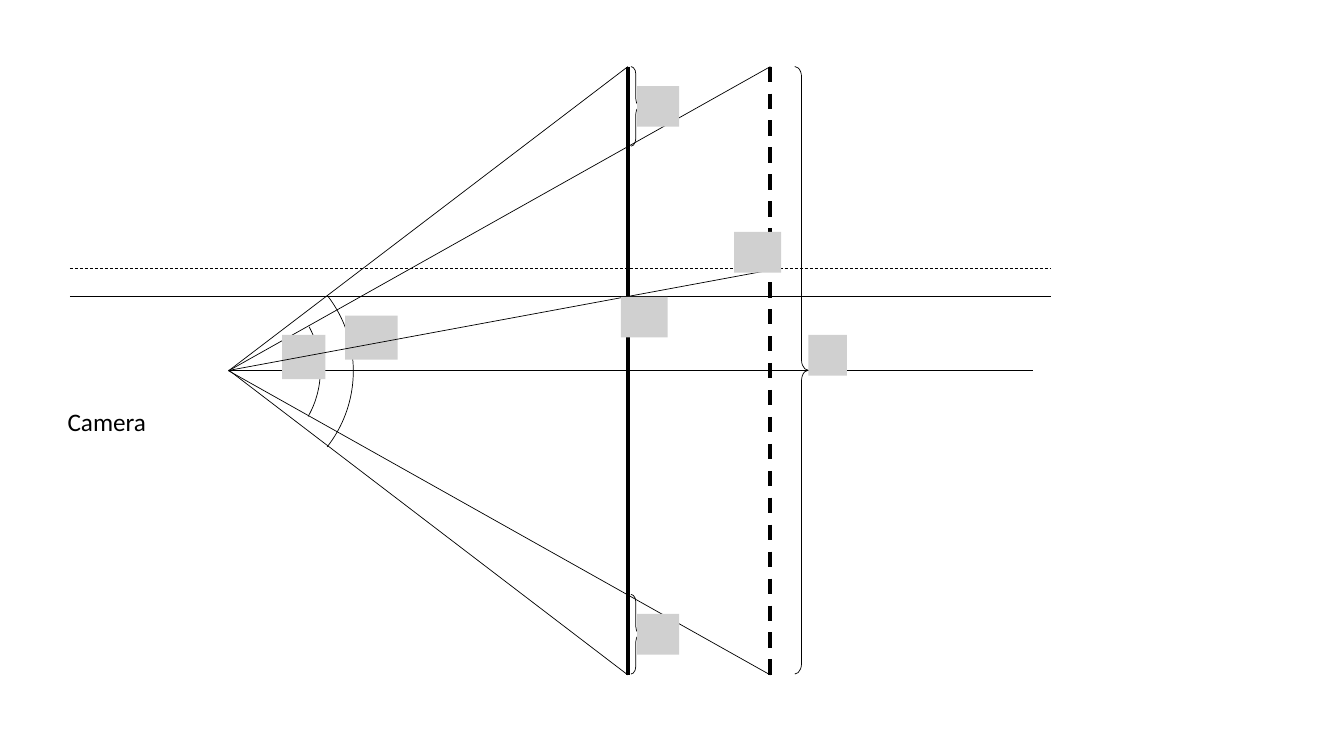
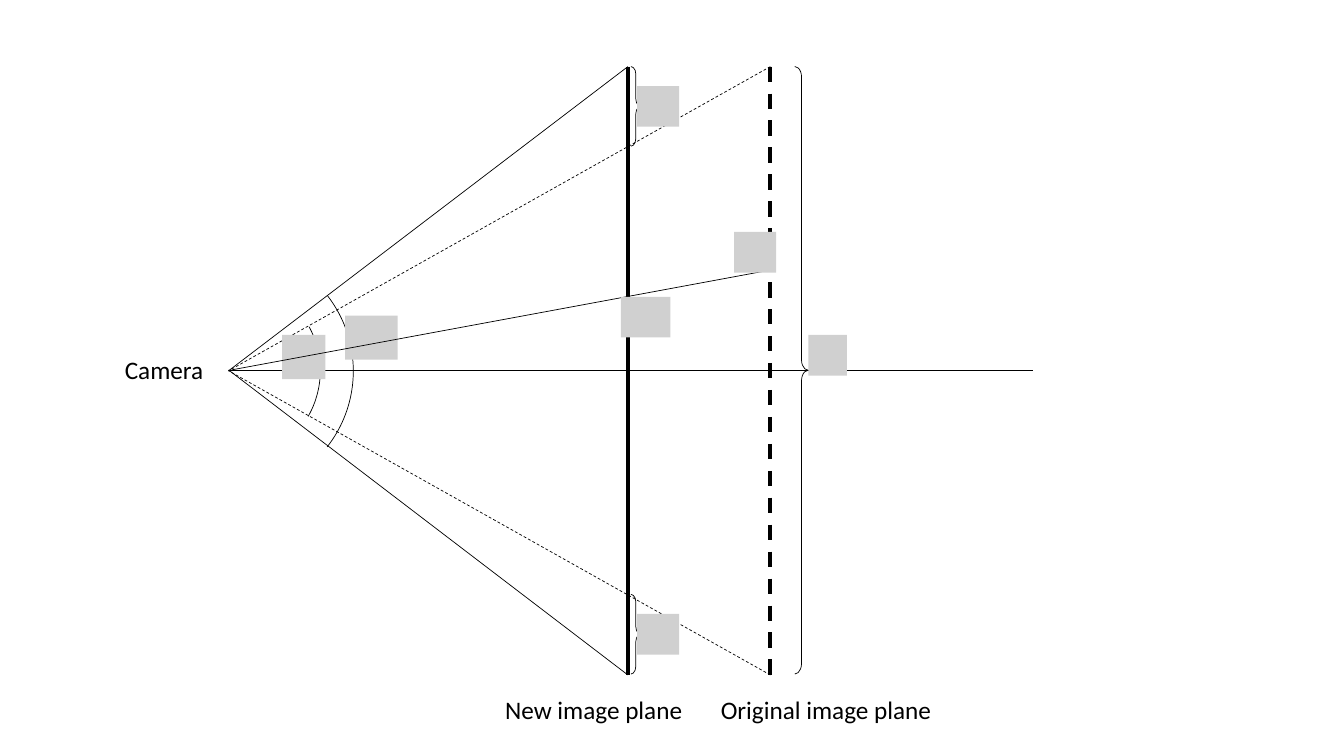
Before and after one commit to gnishida/BuildingMassCNNTraining, a slide deck: slide 2 of Figures.pptx. Drawn at 1344x756 pixels with LibreOffice and Linux fonts; fonts in the diff are those of the drawing; grey boxes stand for pictures. Boxes give left, top, right and bottom in pixels: in the first picture for what was removed or moved away, otherwise in the second. Text is boxed around its words. In the diff, an @@ line names an element or a change of style, - is before the commit and + after.

```diff
--- a/Figures.pptx
+++ b/Figures.pptx
@@ line (770, 67) - (229, 371): stroke #000000 0.5 pt to #000000 0.5 pt dashed @@
@@ picture: place and size @@
-picture at (734, 232, 780, 272)
+picture at (734, 232, 776, 272)
@@ line removed from (70, 269) to (1052, 269) @@
@@ line removed from (70, 296) to (1052, 296) @@
@@ text "Camera": place and size @@
-text "Camera" at (68, 414, 146, 431)
+text "Camera" at (125, 362, 203, 380)
@@ line (770, 676) - (229, 371): stroke #000000 0.5 pt to #000000 0.5 pt dashed @@
@@ text added at (505, 701, 682, 724), 18 pt, text #000000 @@
+New image plane
@@ text added at (721, 701, 931, 724), 18 pt, text #000000 @@
+Original image plane
```
Also in this commit, not shown: 7 other files.
